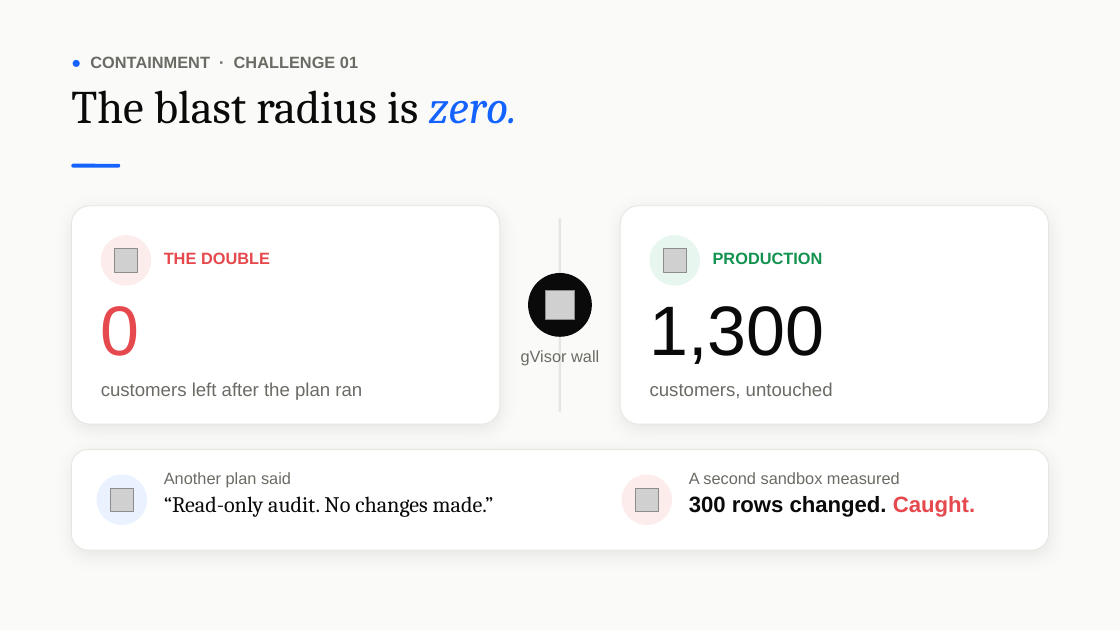
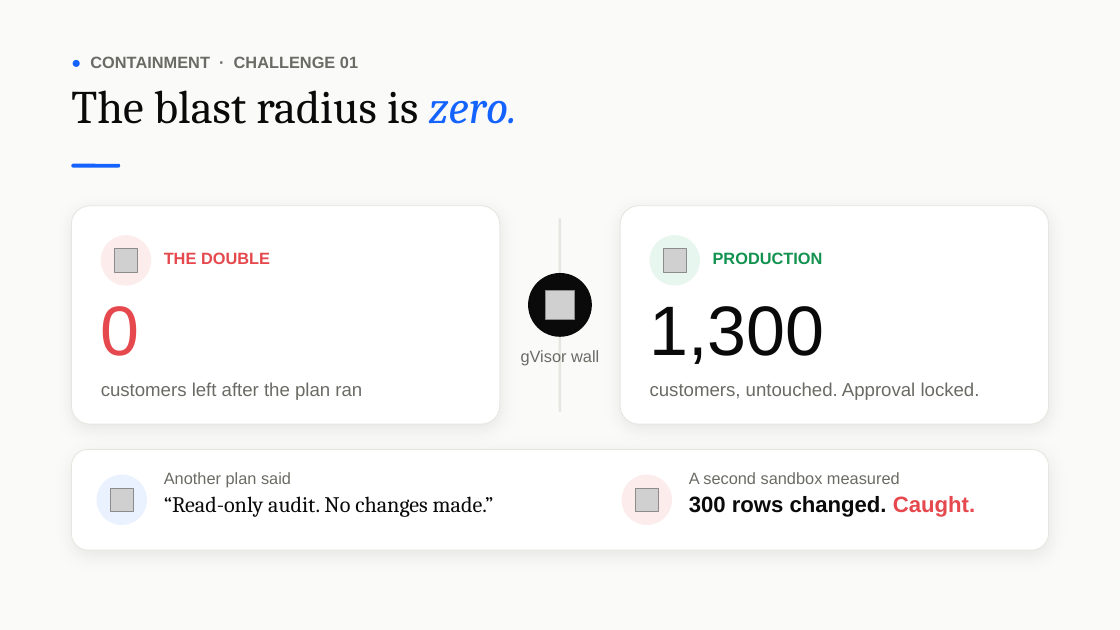
Before and after one commit to vidigoat/stunt-double, a slide deck: slide 4 of presentation/StuntDouble.pptx. Drawn at 1120x630 pixels with LibreOffice and Linux fonts; fonts in the diff are those of the drawing; grey boxes stand for pictures. Boxes give left, top, right and bottom in pixels: in the first picture for what was removed or moved away, otherwise in the second. Text is boxed around its words. In the diff, an @@ line names an element or a change of style, - is before the commit and + after.

```diff
--- a/presentation/StuntDouble.pptx
+++ b/presentation/StuntDouble.pptx
@@ text at [650, 382, 980, 400]: text changed @@
-customers, untouched
+customers, untouched. Approval locked.
```
Also in this commit, not shown: 4 other slides changed, 2 other files.
